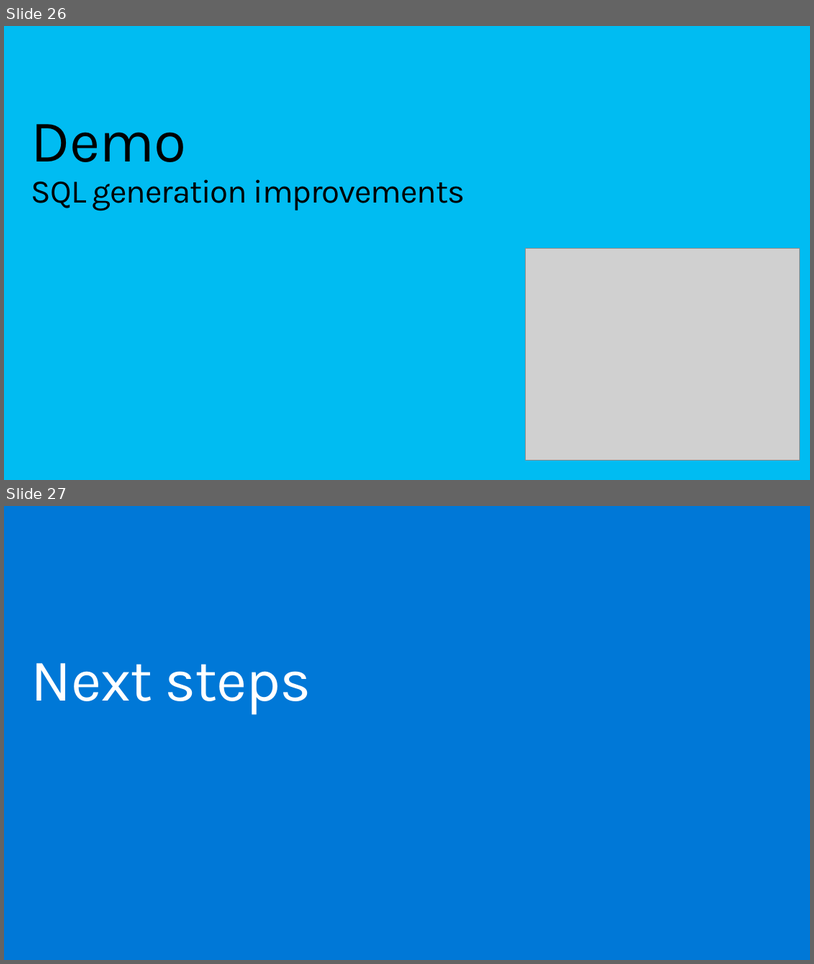
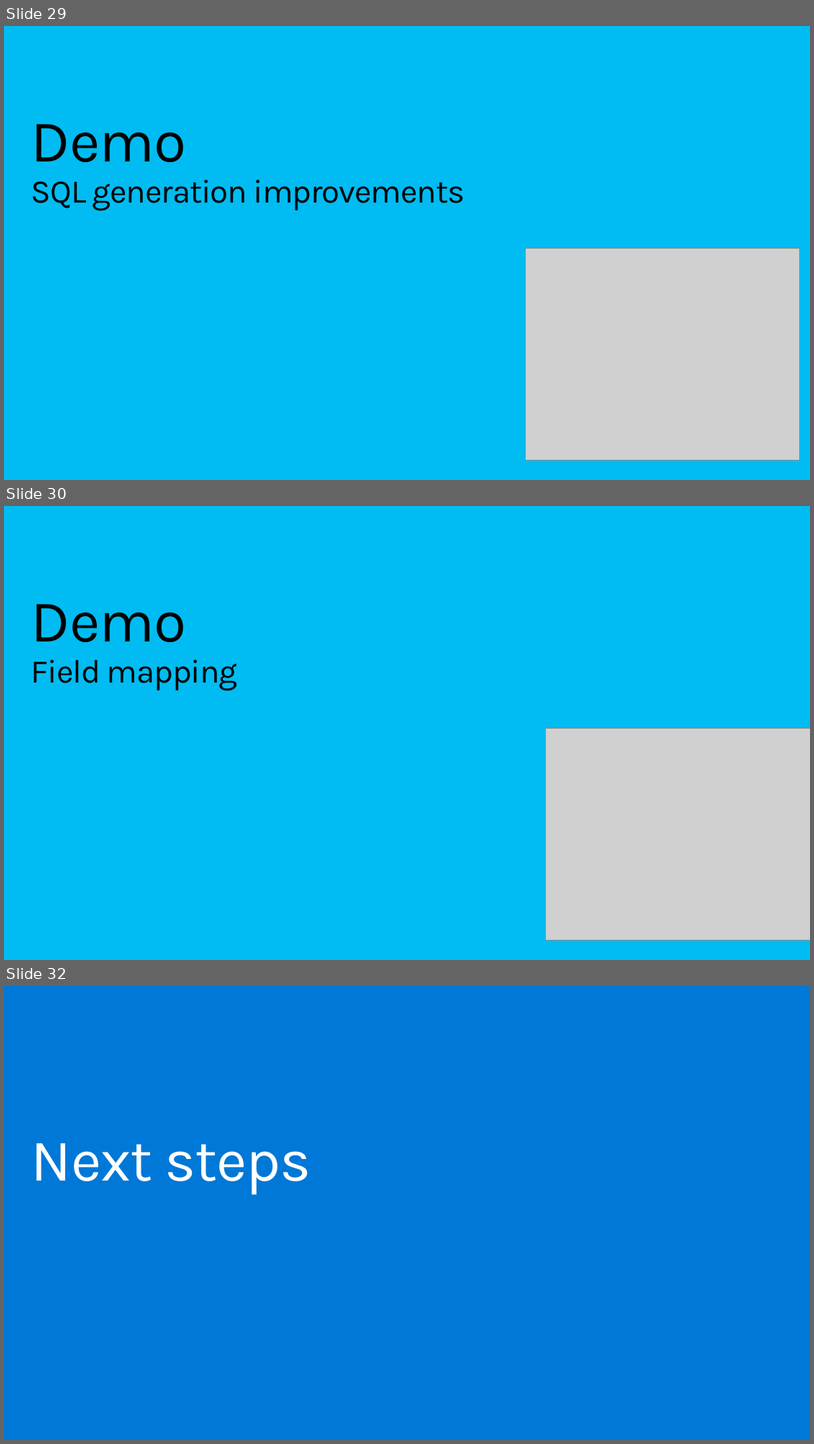
Before and after one commit to rowanmiller/Demo-EFCore, a slide deck: SlideDeck.pptx. Shown one above the other, each under a label of ours: slides 26 and 27 before the commit, slides 29, 30 and 32 after it; the slides between them are not shown. The pictures are 814x964 and 814x1444 pixels, drawn with LibreOffice and Linux fonts; fonts in the diff are those of the drawing; grey boxes stand for pictures. Boxes give left, top, right and bottom in pixels: in the first picture for what was removed or moved away, otherwise in the second. Text is boxed around its words. In the diff, an @@ line names an element or a change of style, - is before the commit and + after.

```diff
--- a/SlideDeck.pptx
+++ b/SlideDeck.pptx
@@ slide 30 added at [4, 506, 810, 960], background #00BCF2 @@
@@ title added at [31, 604, 238, 691], 40 pt, text #000000 @@
+Demo
+Field mapping
@@ picture added at [545, 728, 810, 939] @@
@@ what was slide 26 is now slide 29 @@
@@ what was slide 27 is now slide 32 @@
```
Also in this commit, not shown: 10 slides changed, 5 other slides added, 1 slide removed, 1 other file.
